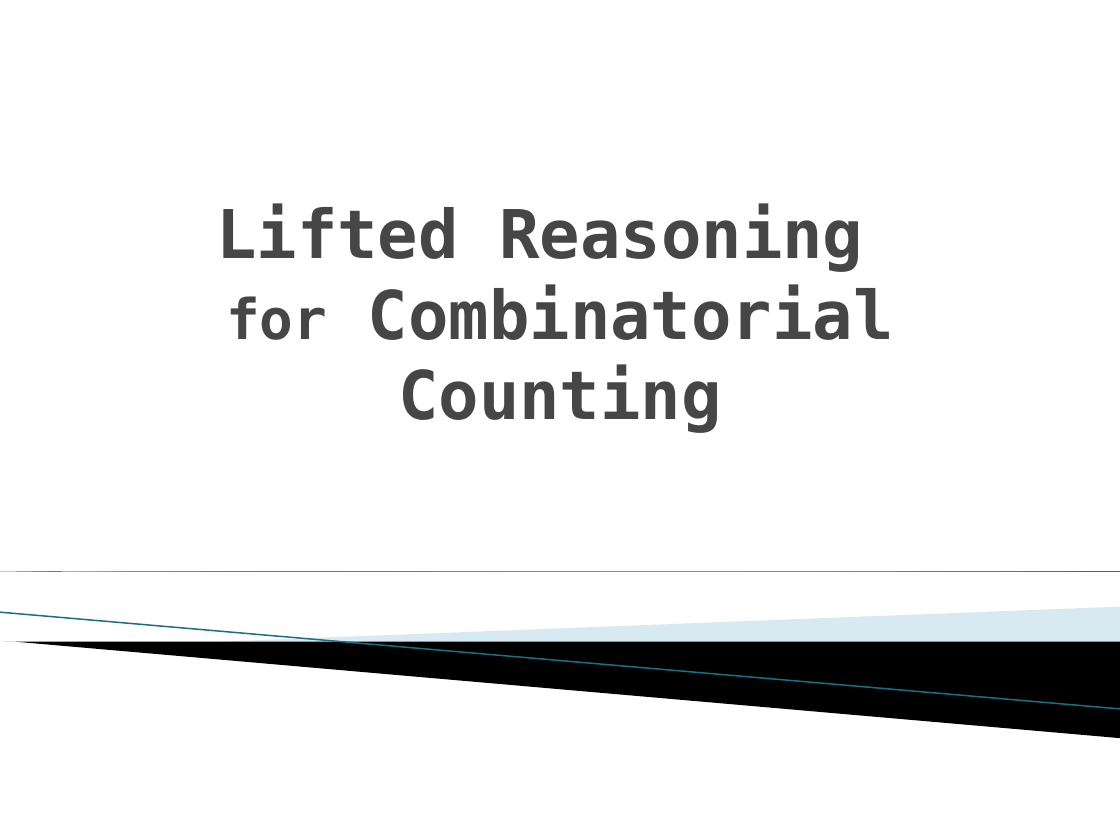
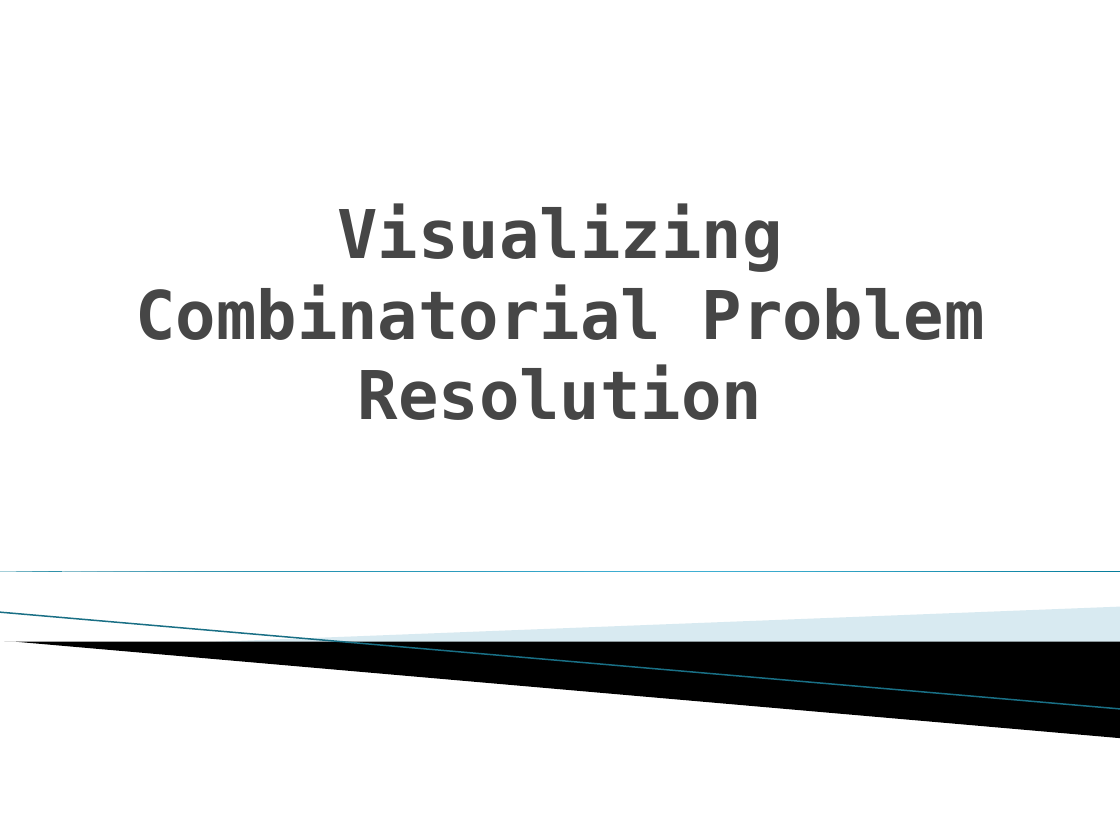
Before and after one commit to Mickaly13X/wv_project, a slide deck: slide 1 of Presentation.pptx. Drawn at 1120x840 pixels with LibreOffice and Linux fonts; fonts in the diff are those of the drawing; background and template pictures are left out. Boxes give left, top, right and bottom in pixels: in the first picture for what was removed or moved away, otherwise in the second. Text is boxed around its words. In the diff, an @@ line names an element or a change of style, - is before the commit and + after.

```diff
--- a/Presentation.pptx
+++ b/Presentation.pptx
@@ title at (135,203,985,420): text changed @@
-Lifted Reasoning
-for Combinatorial Counting
+Visualizing Combinatorial Problem Resolution
```
Also in this commit, not shown: 4 other slides changed, 3 slides added, 1 other file.
